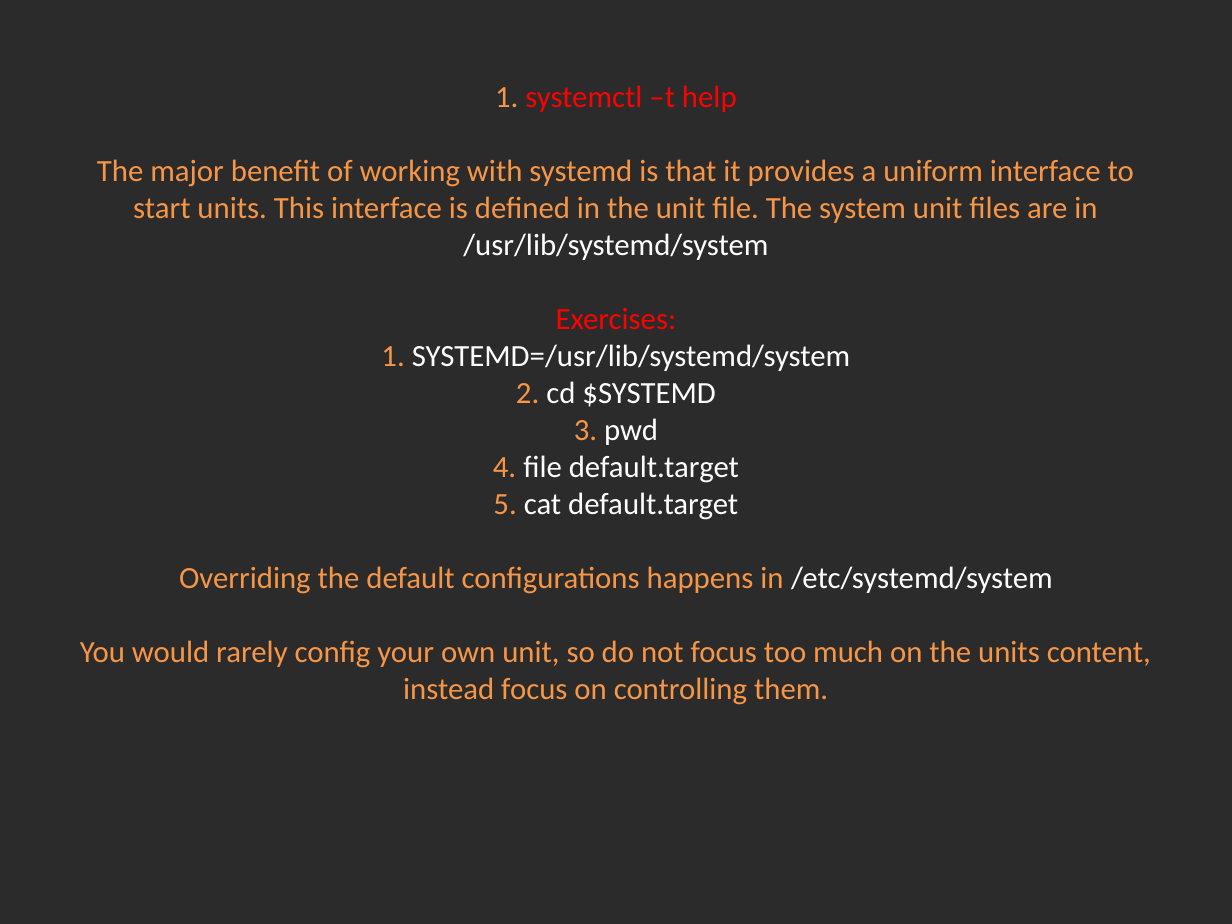
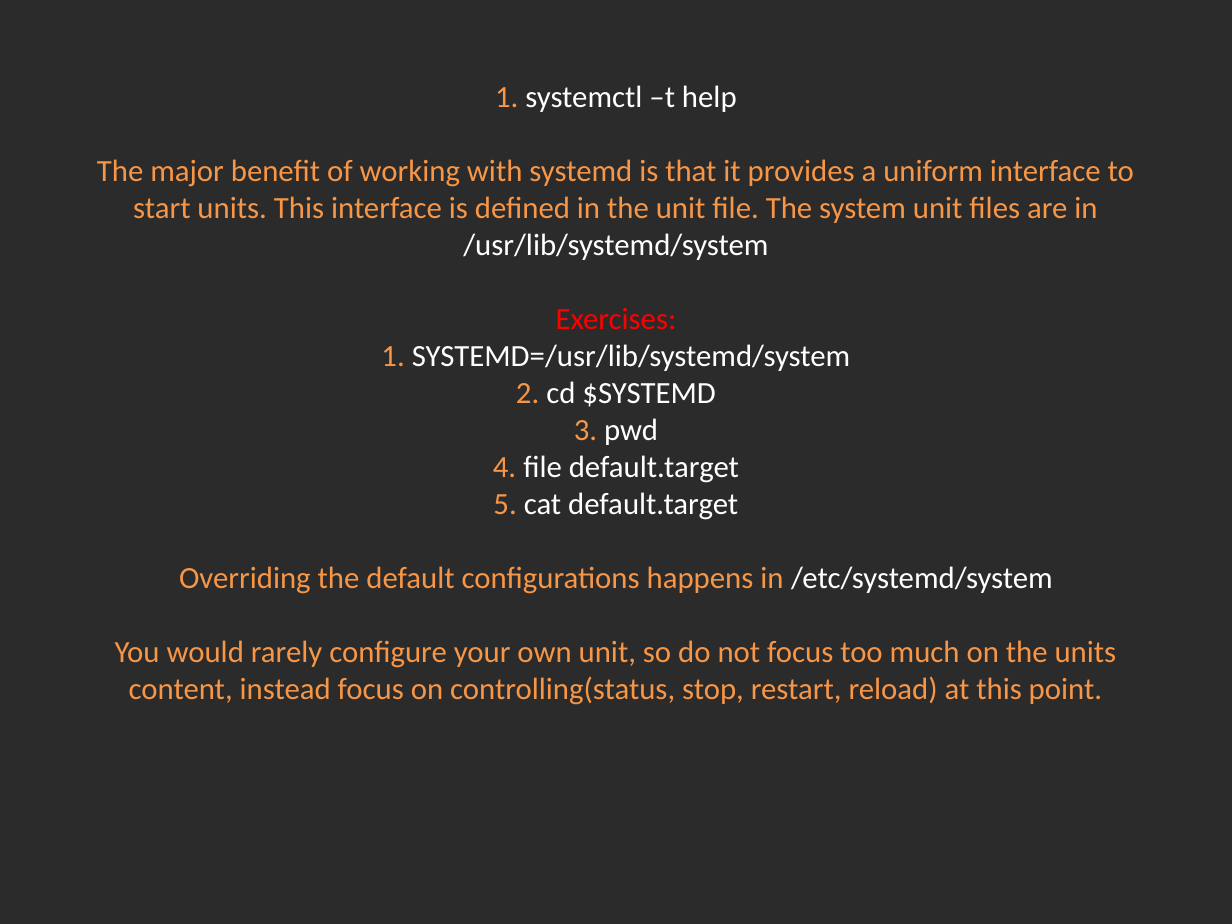
Before and after one commit to Academy-Soft-Intellect/Linux-Course, a slide deck: slide 4 of 10.SystemD_And_TheBootProcedure/10-SystemDAndTheBootProcedure.pptx. Drawn at 1232x924 pixels with LibreOffice and Linux fonts; fonts in the diff are those of the drawing; background and template pictures are left out; a plain dark background stands for a picture behind light text. Boxes give left, top, right and bottom in pixels: in the first picture for what was removed or moved away, otherwise in the second. Text is boxed around its words. In the diff, an @@ line names an element or a change of style, - is before the commit and + after.

Commit message:
Systemd and the boot procedure typos.

```diff
--- a/10.SystemD_And_TheBootProcedure/10-SystemDAndTheBootProcedure.pptx
+++ b/10.SystemD_And_TheBootProcedure/10-SystemDAndTheBootProcedure.pptx
@@ title at (97, 85, 1134, 705): text changed @@
-Exercises:
-1. systemctl –t help
-The major benefit of working with systemd is that it provides a uniform interface to start units. This interface is defined in the unit file. The system unit files are in /usr/lib/systemd/system
-Exercises:
-1. SYSTEMD=/usr/lib/systemd/system
-2. cd $SYSTEMD
-3. pwd
-4. file default.target
-5. cat default.target
-Overriding the default configurations happens in /etc/systemd/system
-You would rarely config your own unit, so do not focus too much on the units content, instead focus on controlling them.
+Exercises:
+1. systemctl –t help
+The major benefit of working with systemd is that it provides a uniform interface to start units. This interface is defined in the unit file. The system unit files are in /usr/lib/systemd/system
+Exercises:
+1. SYSTEMD=/usr/lib/systemd/system
+2. cd $SYSTEMD
+3. pwd
+4. file default.target
+5. cat default.target
+Overriding the default configurations happens in /etc/systemd/system
+You would rarely configure your own unit, so do not focus too much on the units content, instead focus on controlling(status, stop, restart, reload) at this point.
```
Also in this commit, not shown: 6 other slides changed.
